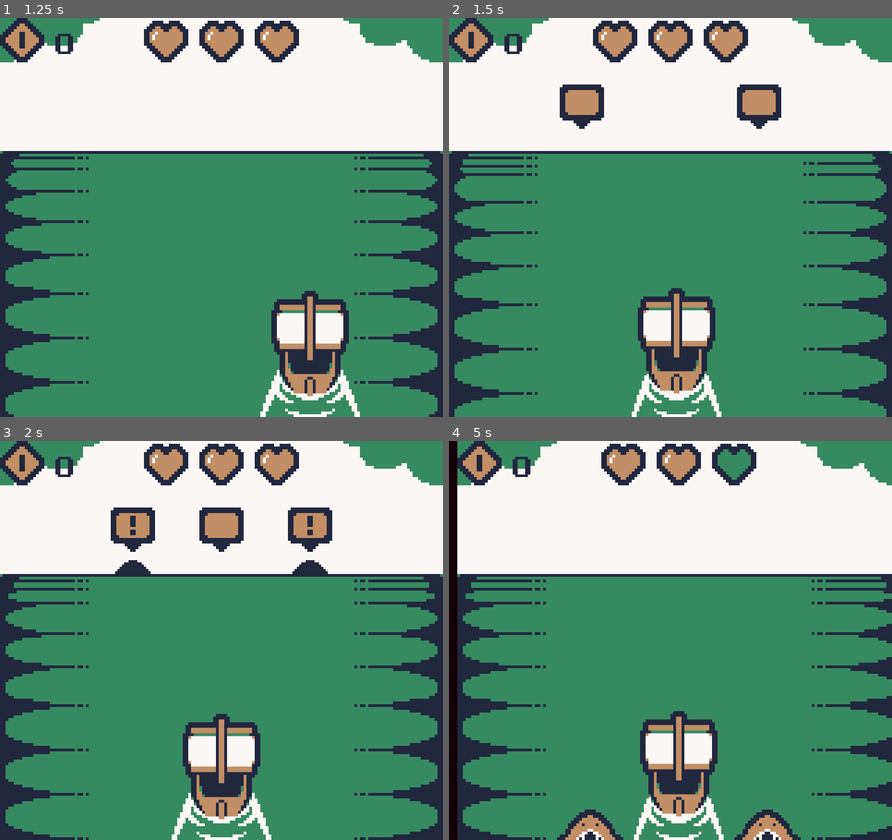
Above: before the commit, frames 1-4 (two rows, left to right).
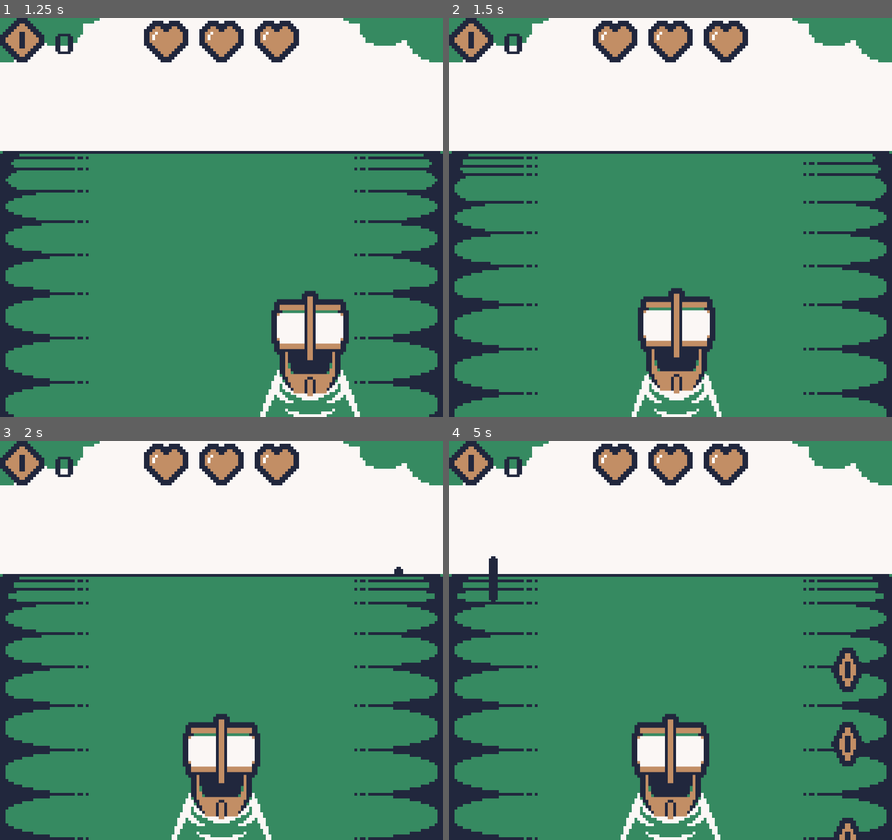
Above: after the commit, the same moments.

Repository: dr4ghs/GBJAM14
Game: Godot game, scene res://Scenes/play_scene.tscn
Two runs of this game, one before a commit and one after it. Both use one fixed random seed, a clock stepped at 60 frames per second and the inputs below. This scene is started directly instead of the project's main scene.
Inputs:
- Up to frame 1 (1.25 s): hold Right (steer_right) from 0.53 s (still down)
- Up to frame 2 (1.5 s): release Right (steer_right) at 1.28 s; hold Left (steer_left) from 1.28 s (still down)
- Up to frame 3 (2 s): keep holding Left (steer_left)
- Up to frame 4 (5 s): release Left (steer_left) at 2.03 s; hold Right (steer_right) 2.03-3.53 s; hold Left (steer_left) from 3.53 s (still down)

Frame 1 is identical in both runs. In frame 2, 1.9% of the frame differs, in the area x 25-75%, y 16-28%; in frame 3, 3.2%; in frame 4, 14%, in the area x 0-100%, y 0-100%.

Commit message:
Created entity patterns directory

Diff:
--- a/Assets/Resources/pattern_2.tres
+++ b/Assets/Resources/Patterns/three_coin_col.tres
@@ -24,4 +24,6 @@
 [resource]
 script = ExtResource("2_7wcbn")
 entities = Array[ExtResource("1_w43cx")]([SubResource("Resource_w43cx"), SubResource("Resource_7wcbn"), SubResource("Resource_xjh8a")])
+wait_time = 2.0
+random_lane = true
 metadata/_custom_type_script = "uid://dxrsmg2rofqnv"
--- a/Assets/Resources/pattern_1.tres
+++ /dev/null
@@ -1,55 +0,0 @@
-[gd_resource type="Resource" script_class="SpawnPattern" format=3 uid="uid://3hvdw580tj0r"]
-
-[ext_resource type="Script" uid="uid://buq1dvdvcbo5g" path="res://Scripts/Resources/spawn_entry.gd" id="1_0pqe3"]
-[ext_resource type="Resource" uid="uid://csijcc10nc2mj" path="res://Assets/Resources/coin_entity.tres" id="2_58cvo"]
-[ext_resource type="Resource" uid="uid://qulyym73n8fl" path="res://Assets/Resources/shark_entity.tres" id="3_k3psa"]
-[ext_resource type="Script" uid="uid://dxrsmg2rofqnv" path="res://Scripts/Resources/spawn_pattern.gd" id="4_2kwq8"]
-
-[sub_resource type="Resource" id="Resource_45wvb"]
-script = ExtResource("1_0pqe3")
-entity = ExtResource("2_58cvo")
-lane = 0
-metadata/_custom_type_script = "uid://buq1dvdvcbo5g"
-
-[sub_resource type="Resource" id="Resource_cp8yn"]
-script = ExtResource("1_0pqe3")
-entity = ExtResource("2_58cvo")
-lane = 4
-metadata/_custom_type_script = "uid://buq1dvdvcbo5g"
-
-[sub_resource type="Resource" id="Resource_j3qlu"]
-script = ExtResource("1_0pqe3")
-entity = ExtResource("3_k3psa")
-lane = 1
-distance = 1.0
-metadata/_custom_type_script = "uid://buq1dvdvcbo5g"
-
-[sub_resource type="Resource" id="Resource_fbpj1"]
-script = ExtResource("1_0pqe3")
-entity = ExtResource("3_k3psa")
-lane = 3
-distance = 1.0
-metadata/_custom_type_script = "uid://buq1dvdvcbo5g"
-
-[sub_resource type="Resource" id="Resource_3cjv5"]
-script = ExtResource("1_0pqe3")
-entity = ExtResource("2_58cvo")
-distance = 2.0
-metadata/_custom_type_script = "uid://buq1dvdvcbo5g"
-
-[sub_resource type="Resource" id="Resource_2kn3l"]
-script = ExtResource("1_0pqe3")
-entity = ExtResource("2_58cvo")
-distance = 3.0
-metadata/_custom_type_script = "uid://buq1dvdvcbo5g"
-
-[sub_resource type="Resource" id="Resource_8n5jp"]
-script = ExtResource("1_0pqe3")
-entity = ExtResource("2_58cvo")
-distance = 4.0
-metadata/_custom_type_script = "uid://buq1dvdvcbo5g"
-
-[resource]
-script = ExtResource("4_2kwq8")
-entities = Array[ExtResource("1_0pqe3")]([SubResource("Resource_45wvb"), SubResource("Resource_cp8yn"), SubResource("Resource_j3qlu"), SubResource("Resource_fbpj1"), SubResource("Resource_3cjv5"), SubResource("Resource_2kn3l"), SubResource("Resource_8n5jp")])
-metadata/_custom_type_script = "uid://dxrsmg2rofqnv"
--- a/Scenes/play_scene.tscn
+++ b/Scenes/play_scene.tscn
@@ -11,10 +11,8 @@
 [ext_resource type="Script" uid="uid://yfhna855ntn1" path="res://Scripts/play_scene_camera_controller.gd" id="9_j3qlu"]
 [ext_resource type="Texture2D" uid="uid://c4t06lg00gjy" path="res://Assets/Sprites/coin.png" id="10_knw1p"]
 [ext_resource type="Script" uid="uid://cgsv7pym7c47w" path="res://Scripts/entities_spawner.gd" id="11_knw1p"]
-[ext_resource type="Script" uid="uid://dxrsmg2rofqnv" path="res://Scripts/Resources/spawn_pattern.gd" id="12_j3qlu"]
-[ext_resource type="Script" uid="uid://buq1dvdvcbo5g" path="res://Scripts/Resources/spawn_entry.gd" id="13_fbpj1"]
+[ext_resource type="Resource" uid="uid://uqh55qaj8jw" path="res://Assets/Resources/Patterns/three_coin_col.tres" id="12_45wvb"]
 [ext_resource type="Script" uid="uid://dlc0aw4h320c2" path="res://Scripts/despawn_area.gd" id="13_io55t"]
-[ext_resource type="Resource" uid="uid://qulyym73n8fl" path="res://Assets/Resources/shark_entity.tres" id="15_2kn3l"]
 
 [sub_resource type="AtlasTexture" id="AtlasTexture_ivbpn"]
 atlas = ExtResource("6_io55t")
@@ -110,29 +108,6 @@
 &"RESET": SubResource("Animation_j3qlu"),
 &"shake": SubResource("Animation_45wvb")
 }
-
-[sub_resource type="Resource" id="Resource_fbpj1"]
-script = ExtResource("13_fbpj1")
-entity = ExtResource("15_2kn3l")
-lane = 1
-metadata/_custom_type_script = "uid://buq1dvdvcbo5g"
-
-[sub_resource type="Resource" id="Resource_3cjv5"]
-script = ExtResource("13_fbpj1")
-entity = ExtResource("15_2kn3l")
-lane = 3
-metadata/_custom_type_script = "uid://buq1dvdvcbo5g"
-
-[sub_resource type="Resource" id="Resource_2kn3l"]
-script = ExtResource("13_fbpj1")
-entity = ExtResource("15_2kn3l")
-distance = 1.0
-metadata/_custom_type_script = "uid://buq1dvdvcbo5g"
-
-[sub_resource type="Resource" id="Resource_j3qlu"]
-script = ExtResource("12_j3qlu")
-entities = Array[ExtResource("13_fbpj1")]([SubResource("Resource_fbpj1"), SubResource("Resource_3cjv5"), SubResource("Resource_2kn3l")])
-metadata/_custom_type_script = "uid://dxrsmg2rofqnv"
 
 [sub_resource type="SegmentShape2D" id="SegmentShape2D_loj0l"]
 a = Vector2(0, 191)
@@ -234,7 +209,7 @@
 
 [node name="EntitiesSpawner" type="Node2D" parent="." unique_id=1555581684]
 script = ExtResource("11_knw1p")
-pattern = Array[ExtResource("12_j3qlu")]([SubResource("Resource_j3qlu")])
+pattern = ExtResource("12_45wvb")
 
 [node name="DespawnArea" type="Area2D" parent="." unique_id=1608426840]
 collision_layer = 512
--- a/Scripts/Resources/spawn_pattern.gd
+++ b/Scripts/Resources/spawn_pattern.gd
@@ -3,4 +3,5 @@
 
 @export var entities: Array[SpawnEntry];
 @export var wait_time: float;
+@export var random_lane: bool;
 @export var lane_shift: int;
--- a/Scripts/background.gd
+++ b/Scripts/background.gd
@@ -3,5 +3,5 @@
 
 @onready var anim_player: AnimationPlayer = $AnimationPlayer;
 
-func _process(delta: float) -> void:
+func _process(_delta: float) -> void:
 	anim_player.speed_scale = PlayerStats.speed
--- a/Scripts/entities_spawner.gd
+++ b/Scripts/entities_spawner.gd
@@ -1,24 +1,26 @@
 class_name EntitiesSpawner
 extends Node
 
-@export var pattern: Array[SpawnPattern];
+@export var pattern: SpawnPattern;
 
 var entity_scene: PackedScene = preload("res://Scenes/Prefabs/entity.tscn");
 
 var wait_time: float;
-var curr_pattern: int;
 
 func spawn() -> void:
-	if curr_pattern >= len(pattern): return;
-
-	for res in pattern[curr_pattern].entities:
+	var lane: float = 0;
+	if pattern.random_lane:
+		lane = SpawnPoints.lanes[randi() % 5];
+	for res in pattern.entities:
 		var entity: Entity = entity_scene.instantiate();
 		add_child(entity);
-		entity.populate(res.entity, res.distance);
-		entity.position.x = SpawnPoints.lanes[res.lane + pattern[curr_pattern].lane_shift];
+		entity.populate(res.entity, int(res.distance));
+		if pattern.random_lane:
+			entity.position.x = lane;
+		else:
+			entity.position.x = SpawnPoints.lanes[res.lane + pattern.lane_shift];
 
-	wait_time = pattern[curr_pattern].wait_time;
-	curr_pattern += 1;
+	wait_time = pattern.wait_time;
 
 func _ready() -> void:
 	spawn();
--- a/Scripts/ship.gd
+++ b/Scripts/ship.gd
@@ -22,14 +22,14 @@
 	animation_player.play("ship_idle");
 	damaged = false;
 
-func _process(delta: float) -> void:
+func _process(_delta: float) -> void:
 	if Input.is_action_just_pressed("steer_left"):
 		if _curr_lane > 0: _curr_lane -= 1;
 	elif Input.is_action_just_pressed("steer_right"):
 		if _curr_lane < len(SpawnPoints.lanes) - 1: _curr_lane += 1;
 
 	position.x = lerp(position.x, SpawnPoints.lanes[_curr_lane], 0.2);
-	animation_player.speed_scale = 1 + (_gold / 500)
+	animation_player.speed_scale = PlayerStats.speed;
 
 func _on_area_entered(obstacle: Entity) -> void:
 	if z_index > obstacle.z_index: return;
